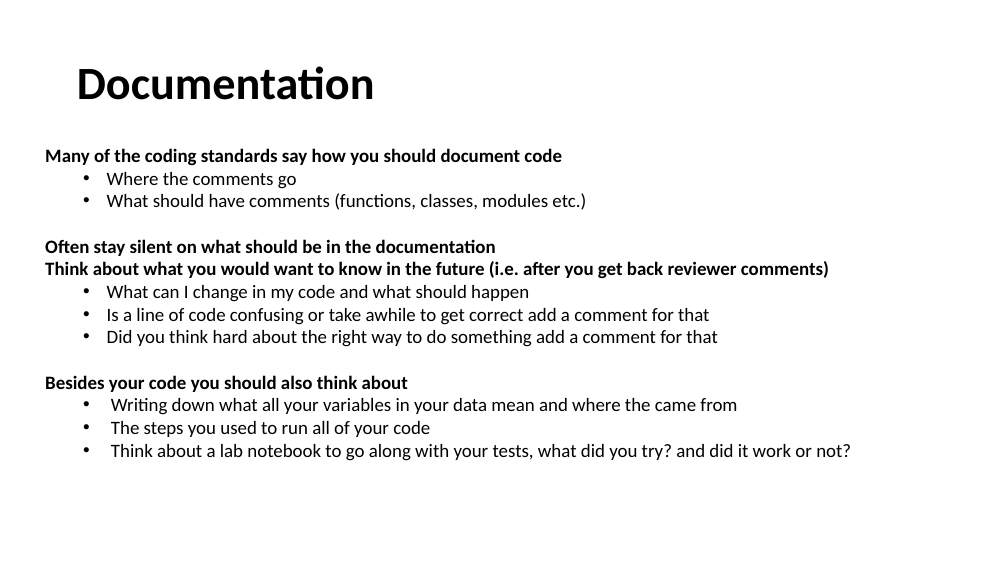
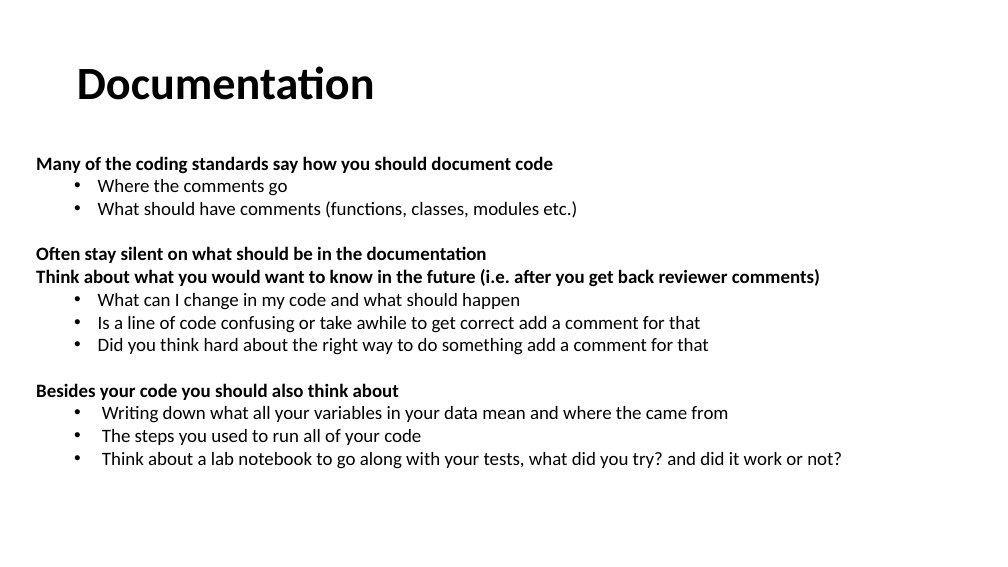
Before and after one commit to UO-Data-Science/NetNeuro2024, a slide deck: slide 27 of docs/slides/Good_Data_Practices.pptx. Drawn at 1008x567 pixels with LibreOffice and Linux fonts; fonts in the diff are those of the drawing. Boxes give left, top, right and bottom in pixels: in the first picture for what was removed or moved away, otherwise in the second. Text is boxed around its words. In the diff, an @@ line names an element or a change of style, - is before the commit and + after.

```diff
--- a/docs/slides/Good_Data_Practices.pptx
+++ b/docs/slides/Good_Data_Practices.pptx
@@ text "Many of the coding standards ...": place and size @@
-text "Many of the coding standards ..." at (45, 148, 851, 461)
+text "Many of the coding standards ..." at (36, 156, 842, 469)
```
Also in this commit, not shown: 12 other slides changed, 1 slide added.
